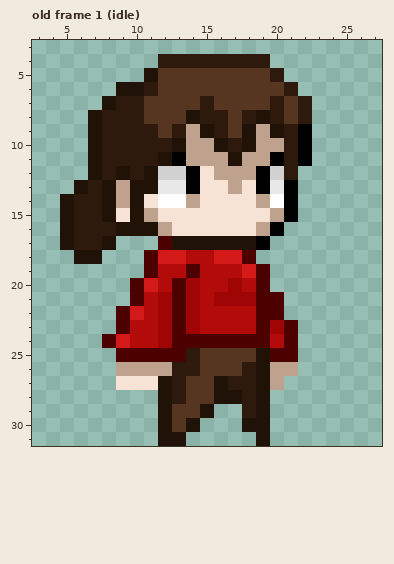
A pixel-art file gets an edit: Aseprite/Player.aseprite. The picture above is the old version.
32x32 pixels, 2 frames. Shown: old frame 1 (idle): x 3..27, y 3..31. The commit also changed other frames, which this record leaves out.
After the commit:
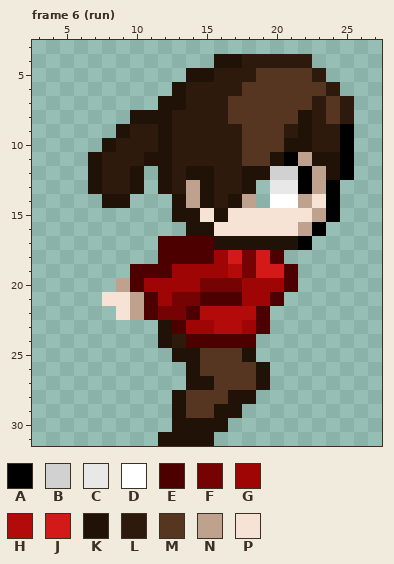
Palette (. is transparent): A #000000  B #d1d1d1  C #e8e8e8  D #ffffff  E #4c0000  F #760303  G #a00505  H #b30a0a  J #d41919  K #211208  L #2e1a0d  M #563620  N #bfa28e  P #f7e3d5
A new or re-ordered frame is compared with the old frame closest to it.
Commit message: player run animation (a little rough that will be ok)
Changes in this commit:
frames 2 -> 10
Changed rows in their new state; - is an unchanged pixel.
Frame 6 (run) is new; against old frame 1 (idle), layer "Layer 1":
first column x 5:
 4 -------....KK--LLL---
 5 ------...KKLLL-MMML--
 6 ----....KLLLL---MMML-
 7 ---....KKL-L---M-MLML
 8 --...KKKLL---MMM-KLML
 9 --..K--K-LL-LMMM-KLLA
10 --.K---KLLLL-MMMKKLLA
11 ------K-LLLLLMMKANKKA
12 ----LK.KLKKLLKK-BANKA
13 -.KLL-.KLNKLLK.-CANA-
14 ...-K...K-KLKN.-DNPA-
15 ........KK-K---PPPNA-
16 .........KK---PPPNA--
17 ....----EEE---KKKA---
18 -..---.EEEEG-FJE-----
19 -----E-EGGGG-FJJE----
20 ----N-GGG-FFFGGGE----
21 ---PPNE-FFEEE-G------
22 ----PNEFFE-----.-----
23 ----...K--G--G-..----
24 ---....KL-----...----
25 ----....KK---K...----
26 ----.....K---M-..----
27 ----.....KKMMM-.-----
28 -------.K--M-K.------
29 -------.K-MKK..------
30 -------.K-KK-..------
31 ---------KK---.------
Changed places in both pictures, as pixel boxes (x1, y1, x2, y2):
changed: (60, 54, 354, 446)
